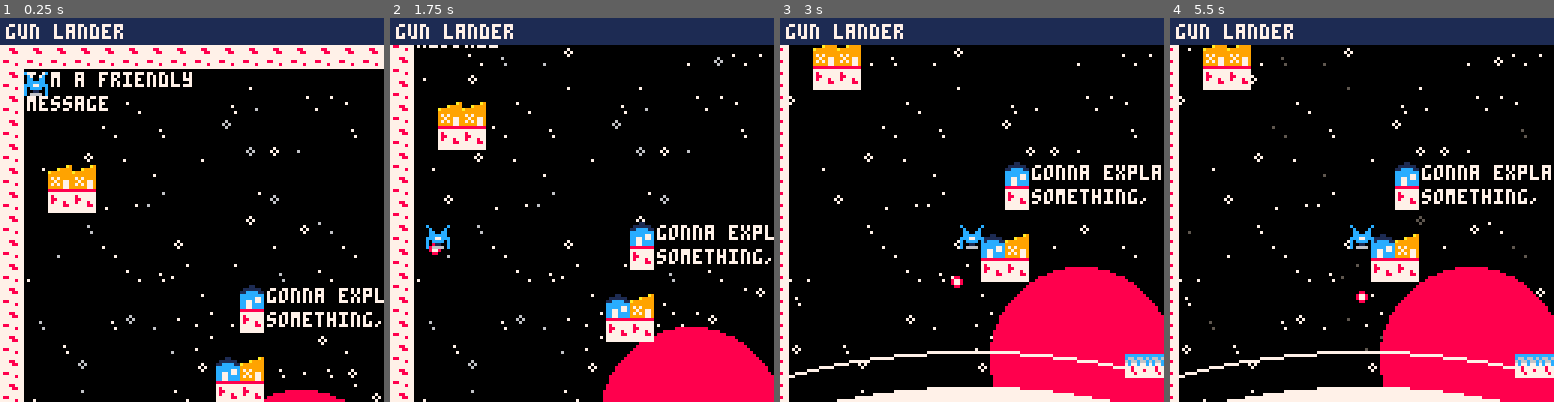
Above: before the commit, frames 1-4 (left to right).
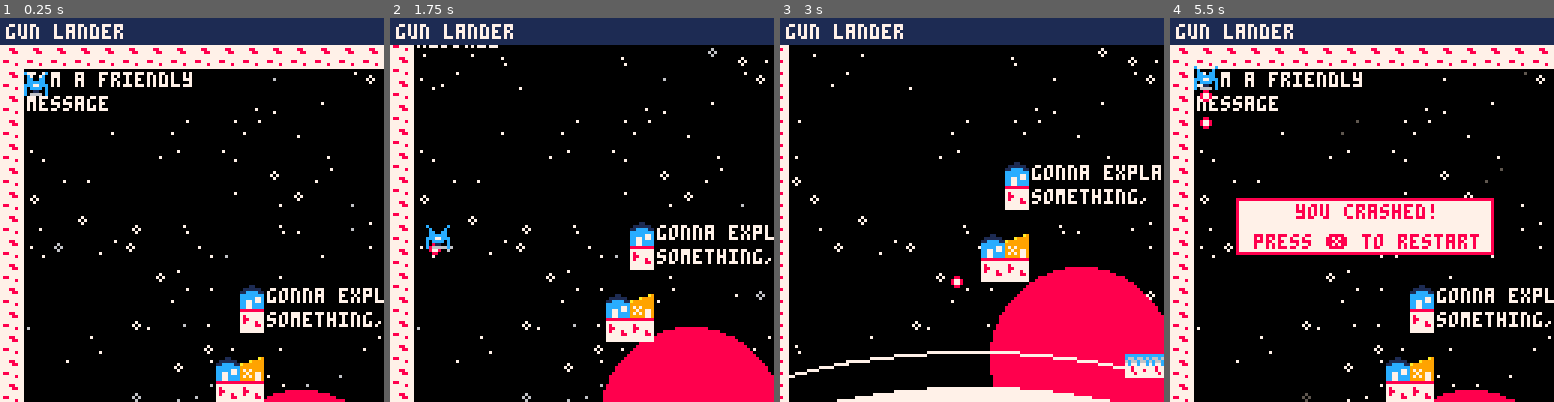
Above: after the commit, the same moments.

Repository: uvehj/Gun-Lander
Game: PICO-8 cartridge gunlander.p8
Two runs of this game, one before a commit and one after it. Both use one fixed random seed, a clock stepped at 60 frames per second and the inputs below.
Inputs:
- Up to frame 1 (0.25 s): no input
- Up to frame 2 (1.75 s): tap X (X key) at 0.33, 1.07 s; tap O (Z key) at 0.7, 1.7 s; hold Right from 1.6 s (still down)
- Up to frame 3 (3 s): tap X (X key) at 1.85, 2.97 s; release Right at 2.1 s; tap O (Z key) at 2.1, 2.5, 2.9 s; hold Up 2.15-2.42 s; hold Right from 2.47 s (still down)
- Up to frame 4 (5.5 s): release Right at 3.03 s; hold Left 3.08-3.58 s; tap O (Z key) every 0.4 s from 3.3 to 5.3 s; hold Down 3.63-3.97 s; hold Right 4.02-4.68 s; tap X (X key) at 4.08, 5.2 s; hold Up 4.73-5.03 s; hold Left from 5.08 s (still down)

The runs differ from the first frame. In frame 1, 2.9% of the frame differs, in the area x 7-100%, y 14-100%; in frame 2, 3.1%; in frame 3, 2.8%; in frame 4, 39%, in the area x 0-100%, y 7-100%.

Commit message:
fail-fail-repeat
Some changes to level loading, to accommodate level restarts.
Created checks for fail states and created the fail messages, after that the level can be restarted
To-do: adjust ship start position parameters so they are the same as in the map
Managed background generation on level restart vs new level loading

Diff:
--- a/gunlander.p8
+++ b/gunlander.p8
@@ -17,19 +17,18 @@
 camy = 0
 function _init()
     cls()
-    ship.x = 8*1
-    ship.y = 8*1
     ship.h = 8
     ship.w = 8
     ship.s = 0
     ship.sx = 0
     ship.sy = 0
     ship.crashed = 0
-    load_level(1)
+    load_level(1,false)
     init_background()
 end
 --build_level should only be called from load_level()
-function build_level(lvlnum,startx,starty,endx,endy,lgravity,messages)
+function build_level(lvlnum,startx,starty,endx,endy,lgravity,shipstart,messages)
+    --init level parameters
     level.number = lvlnum
     level.startx = startx
     level.starty = starty
@@ -39,8 +38,16 @@
     level.messages = messages
     level.w = level.endx - level.startx + 1
     level.h = level.endy - level.starty + 1
+    level.fail = 0
+    --init ship
+    ship.crashed = 0
+    ship.x = 8*shipstart[1]
+    ship.y = 8*shipstart[2]
+    ship.sx = 0
+    ship.sy = 0
 end
 function init_background()
+    background = {}
     local i = 0
     local tile = {}
     local sprite = 0
@@ -116,6 +123,20 @@
     print("a game by uvehj",2,116,0)
     print("github.com/uvehj/gun-lander",2,122,0)
 end
+function draw_restart()
+    rectfill(22,60,107,78,7)
+    rect(22,60,107,78,8)
+    if level.fail == 2 then
+        print("don't hit friendlies!",24,62,8)
+    else
+        print("you crashed!",42,62,8)
+    end
+    print("press \151 to restart",28,72,8)
+end
+function draw_header()
+    rectfill(0,0,8*16,8,1)
+    print("gun lander",2,2,7)
+end
 function _draw()
     cls()
     draw_background()
@@ -123,21 +144,36 @@
         foreach(bullets, draw_object)
         draw_map()
         draw_object(ship)
-        rectfill(0,0,8*16,8,1)
-        print("gun lander",2,2,7)
+        if level.fail != 0 then
+            draw_restart()
+        end
+        draw_header()
     else
         draw_title()
     end
 end
 function _update()
     if level.number != 0 then
-        if debug == true then
-            update_ship_debug()
-        else
-            update_ship()
-        end
+        if ship.crashed == 0 then
+            if debug == true then
+                update_ship_debug()
+            else
+                update_ship()
+            end
         update_camera()
         update_bullets()
+        end
+        check_end()
+    end
+end
+function check_end()
+    --wip for now, a crash is a fail
+    if ship.crashed != 0 or level.fail != 0 then
+        ship.crashed = 1
+        level.fail = max(level.fail, 1)
+        if (btnp(5)) then
+            load_level(level.number,true)
+        end
     end
 end
 function update_ship_debug()
@@ -162,8 +198,7 @@
     local y = level.gravity
     if (btnp(0)) then
         x = -30
-    end
-    if (btnp(1)) then
+    elseif (btnp(1)) then
         x = 30
     end
     if (btnp(4)) then
@@ -184,7 +219,7 @@
             distance += 1
             o.x -=1
         end
-        if is_wall_collision(o) then
+        if is_wall_collision(o) != 0 then
             o.crashed = 1
         end
     end
@@ -201,9 +236,7 @@
             distance += 1
             o.y -=1
         end
-        if is_wall_collision(o) then
-            o.crashed = 1
-        end
+        o.crashed = is_wall_collision(o)
     end
 end
 function update_camera()
@@ -228,29 +261,28 @@
         camy = 0
     end
 end
---big ol if statement to check the four edges of an object
 function is_wall_collision(o)
     --top left, top right, bottom left, bottom right
     local contact_points = {{((o.x)/8)+level.startx,((o.y)/8)+level.starty},{((o.x+o.w-1)/8)+level.startx,(o.y/8)+level.starty},{((o.x)/8)+level.startx,((o.y+o.h-1)/8)+level.starty},{((o.x+o.w-1)/8)+level.startx,((o.y+o.h-1)/8)+level.starty}}
     --enemy buildings
     for pos in all(contact_points) do
         if fget(mget(pos[1],pos[2]),2) then
-            return true
+            return 3
         end
     end
     --walls
     for pos in all(contact_points) do
         if fget(mget(pos[1],pos[2]),0) then
-            return true
+            return 1
         end
     end
     --friendly buildings
     for pos in all(contact_points) do
         if fget(mget(pos[1],pos[2]),1) then
-            return true
-        end
-    end
-    return false
+            return 2
+        end
+    end
+    return 0
 end
 function update_speed_move(o,x,y)
     if x > 0 or x < 0 then
@@ -290,18 +322,25 @@
 function update_bullets()
     for b in all (bullets) do
         update_speed_move(b, 0, gravity)
-        if b.crashed == 1 then
+        if b.crashed != 0 then
+            if b.crashed == 2 then
+                level.fail = 2
+            end
             del(bullets,b)
         end
     end
 end
 --level info--
---build_level(lvlnum,startx,starty,endx,endy,lgravity,messages)
-function load_level(l)
+--build_level(lvlnum,startx,starty,endx,endy,lgravity,shipstart,restart,messages)
+--l is level number, r is level restart (tru of false)
+function load_level(l,restart)
+    if restart == false then
+        init_background()
+    end
     if l == 0 then
-        build_level(l,0,0,15,14,gravity,{{"houston, we have a gun",2,8.2}})
+        build_level(l,0,0,15,14,gravity,{0,0},{{"houston, we have a gun",2,8.2}})
     elseif l == 1 then
-        build_level(l,1,5,24,27,gravity,{{"i'm a friendly",1,1},{"message",1,2},{"gonna explain",11,10},{"something, idk",11,11}})
+        build_level(l,1,5,24,27,gravity,{1,1},{{"i'm a friendly",1,1},{"message",1,2},{"gonna explain",11,10},{"something, idk",11,11}})
     end
 end
 
@@ -384,8 +423,8 @@
 0003000000000000000000000000000000000000000000000300000000000000000000000000000000000000000000000000000000000000000000000000000000000000000000000000000000000000000000000000000000000000000000000000000000000000000000000000000000000000000000000000000000000000
 0003000000000000000000000000000000000000000000000300000000000000000000000000000000000000000000000000000000000000000000000000000000000000000000000000000000000000000000000000000000000000000000000000000000000000000000000000000000000000000000000000000000000000
 0003000000000000000000000000000000000000000000000300000000000000000000000000000000000000000000000000000000000000000000000000000000000000000000000000000000000000000000000000000000000000000000000000000000000000000000000000000000000000000000000000000000000000
-0003000b0b000000000000000000000000000000000000000300000000000000000000000000000000000000000000000000000000000000000000000000000000000000000000000000000000000000000000000000000000000000000000000000000000000000000000000000000000000000000000000000000000000000
-0003000404000000000000000000000000000000000000000300000000000000000000000000000000000000000000000000000000000000000000000000000000000000000000000000000000000000000000000000000000000000000000000000000000000000000000000000000000000000000000000000000000000000
+0003000000000000000000000000000000000000000000000300000000000000000000000000000000000000000000000000000000000000000000000000000000000000000000000000000000000000000000000000000000000000000000000000000000000000000000000000000000000000000000000000000000000000
+0003000000000000000000000000000000000000000000000300000000000000000000000000000000000000000000000000000000000000000000000000000000000000000000000000000000000000000000000000000000000000000000000000000000000000000000000000000000000000000000000000000000000000
 0003000000000000000000000000000000000000000000000300000000000000000000000000000000000000000000000000000000000000000000000000000000000000000000000000000000000000000000000000000000000000000000000000000000000000000000000000000000000000000000000000000000000000
 0003000000000000000000000000000000000000000000000300000000000000000000000000000000000000000000000000000000000000000000000000000000000000000000000000000000000000000000000000000000000000000000000000000000000000000000000000000000000000000000000000000000000000
 0003000000000000000000000000000000000000000000000300000000000000000000000000000000000000000000000000000000000000000000000000000000000000000000000000000000000000000000000000000000000000000000000000000000000000000000000000000000000000000000000000000000000000
